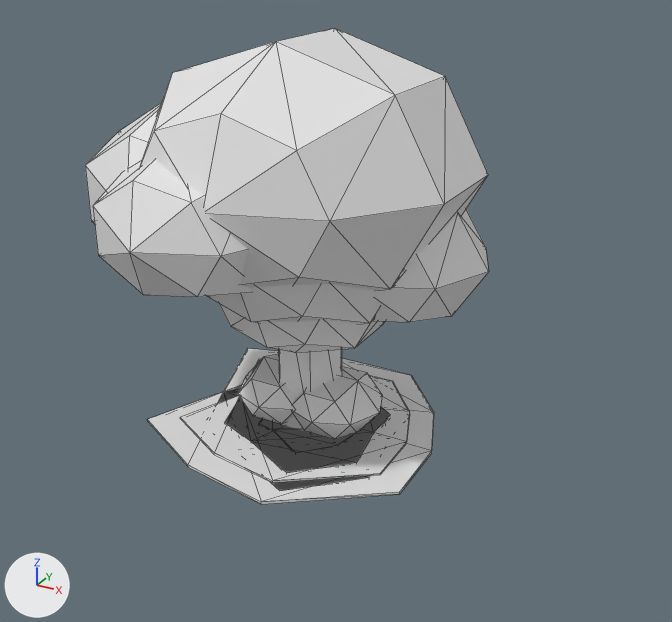
What one commit did to the FBX model Assets/Art/PSXv2/PSXv2_Field.fbx.
One viewpoint serves both versions: a 50 mm lens placed at (3.16, -5.35, 3.62), pointed at (0.31, -0.17, 1.03). Every picture has the same lights, and +X, +Y and +Z are marked at lower left. The first picture is the older version. Mesh edges are drawn as thin lines. Where no turn or scale is listed for an object, it has been applied to the vertices.

The first picture shows 'Field_Bush1', 'Field_Puddle1', 'Field_Puddle2', 'Field_Tree0', 'Field_Tree1', 'Field_Tree2' and 1 more.
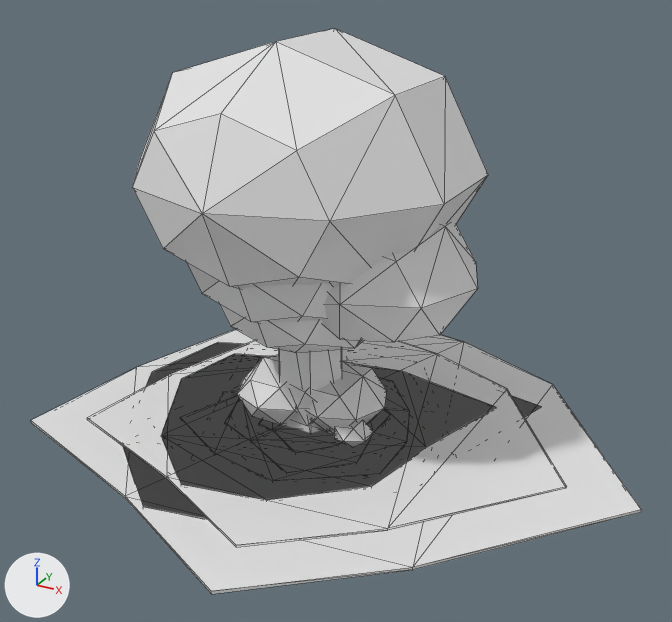
Where the change shows, as pixel boxes (x1, y1, x2, y2) in the pictures (672 x 622 px; the box of a moved part takes in the faces that stretch with it):
'Field_Tree2', reshaped (12% narrower): before (85, 28, 488, 433); after (132, 28, 488, 433)
'Field_Puddle4', added: after (31, 329, 641, 594)
'Field_Tree1', reshaped: before (207, 210, 489, 324); after (187, 223, 478, 342)
'Field_Puddle3', added: after (123, 342, 541, 519)
'Field_Rock2', added: after (291, 386, 374, 446)
'Field_Rock1', added (mostly hidden): after (328, 431, 334, 435)
part 1 of me_field_tree2_003, moved or reshaped (not visible afterwards): before (93, 160, 251, 297)
part 2 of me_field_tree2_003, moved or reshaped (not visible afterwards): before (85, 103, 161, 224)
part 3 of me_field_tree1_003, added: after (322, 223, 478, 342)
part 4 of me_field_tree1_003, moved or reshaped (not visible afterwards): before (373, 210, 489, 322)
'Field_Puddle2', unchanged, covered by the edit: before (147, 348, 434, 504); after (180, 359, 410, 480)

Diff of the bpy script that builds the scene:
```diff
--- a/Assets/Art/PSXv2/PSXv2_Field.fbx.py
+++ b/Assets/Art/PSXv2/PSXv2_Field.fbx.py
@@ me_field_tree2_003 @@
 # used by ob_field_tree2; location = (0.0, 0.0, 0.0)
-me_field_tree2_003.from_pydata(...)  # 92 vertices, 160 faces; spans x -1.62..1.15, y -1.46..1.21, z 0.0..2.84
+me_field_tree2_003.from_pydata(...)  # 92 vertices, 160 faces; spans x -1.45..1.15, y -1.21..1.57, z 0.0..2.84
+# me_field_tree2_003 part 1: the loose piece of 23 vertices spanning x -0.98..0.36, y -1.46..-0.06, z 1.25..2.27 is scaled about its middle by 1.03, then moved by (-0.45, 1.02, 0.0)
+# me_field_tree2_003 part 2: the loose piece of 23 vertices spanning x -1.62..0.04, y -0.92..0.83, z 1.12..2.4 is scaled about its middle by 0.857, then moved by (1.02, 0.86, 0.0)
 me_field_tree2_003.materials.append(mat_psxv2_steel)
@@ me_field_tree1_003 @@
 # used by ob_field_tree1; location = (0.0, 0.0, 0.0)
-me_field_tree1_003.from_pydata(...)  # 92 vertices, 160 faces; spans x -0.89..1.25, y -0.94..1.17, z 0.0..2.2
+me_field_tree1_003.from_pydata(...)  # 115 vertices, 202 faces; spans x -0.98..1.29, y -0.94..1.18, z 0.0..2.2
+# me_field_tree1_003 part 3: a new loose piece, a UV sphere (7 segments, 4 rings, poles along y) spanning x 0.06..1.29, y -0.73..0.57, z 0.88..1.84, in mat_psxv2_steel (white #e7e7e7)
+# me_field_tree1_003 part 4
+# 2 faces are deleted
+# 46 vertices move from x -0.46..1.25, y -0.41..1.17, z 0.89..1.83 to x -0.98..1.15, y -0.36..1.18, z 0.88..1.84
+# 2 new faces join them
 me_field_tree1_003.materials.append(mat_psxv2_steel)
@@ me_field_puddle3_001 @@
+me_field_puddle3_001.from_pydata(...)  # 40 vertices, 56 faces; spans x -1.54..1.5, y -1.53..1.25, z 0.0..0.04
+me_field_puddle3_001.materials.append(mat_psxv2_steel)  # white #e7e7e7
@@ me_field_puddle4_001 @@
+me_field_puddle4_001.from_pydata(...)  # 40 vertices, 56 faces; spans x -1.84..2.47, y -1.98..2.04, z 0.0..0.04
+me_field_puddle4_001.materials.append(mat_psxv2_steel)  # white #e7e7e7
@@ me_field_rock2_001 @@
+me_field_rock2_001.from_pydata(...)  # 32 vertices, 56 faces; spans x -0.375..0.579, y -0.304..0.305, z 0.017..0.448
+me_field_rock2_001.materials.append(mat_psxv2_steel)  # white #e7e7e7
@@ me_field_rock1_001 @@
+me_field_rock1_001.from_pydata(...)  # 32 vertices, 56 faces; spans x -0.277..0.398, y -0.214..0.19, z 0.012..0.308
+me_field_rock1_001.materials.append(mat_psxv2_steel)  # white #e7e7e7
@@ ob_field_puddle3 @@
+ob_field_puddle3 = bpy.data.objects.new('Field_Puddle3', me_field_puddle3_001)
+ob_field_puddle3.location = (0.0, 0.0, 0.0)
@@ ob_field_puddle4 @@
+ob_field_puddle4 = bpy.data.objects.new('Field_Puddle4', me_field_puddle4_001)
+ob_field_puddle4.location = (0.0, 0.0, 0.0)
@@ ob_field_rock2 @@
+ob_field_rock2 = bpy.data.objects.new('Field_Rock2', me_field_rock2_001)
+ob_field_rock2.location = (0.0, 0.0, 0.0)
@@ ob_field_rock1 @@
+ob_field_rock1 = bpy.data.objects.new('Field_Rock1', me_field_rock1_001)
+ob_field_rock1.location = (0.0, 0.0, 0.0)
```
